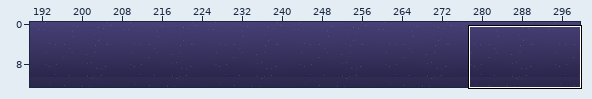
Two versions of a level (Tiled map, android/assets/level2.tmx). The first picture is a wide view before the edit; the outline marks the close-up.
Close-up. As it was:
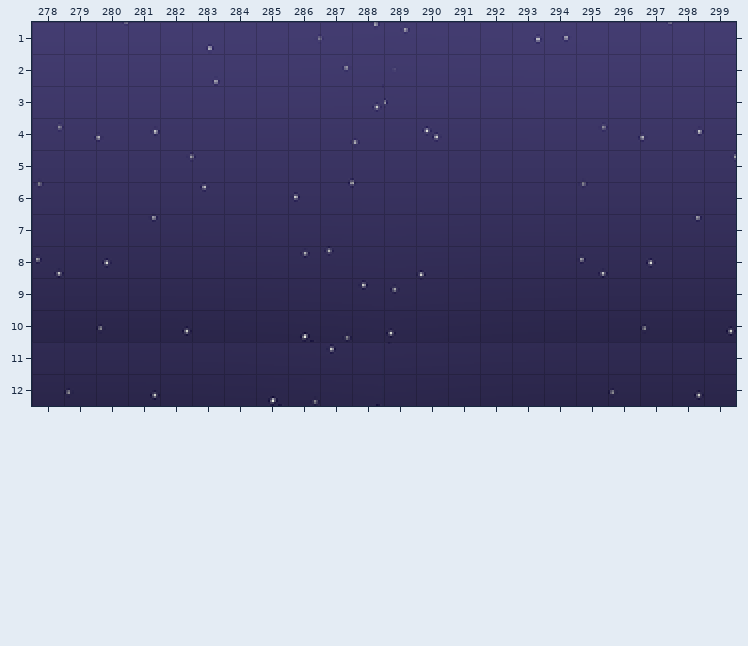
Cells are 16x16 px. Shown: x 278..299, y 1..12. The commit also changed other parts of the map, which this record leaves out. Tiles whose own drawing changed are shown in their newer look in all pictures.
After:
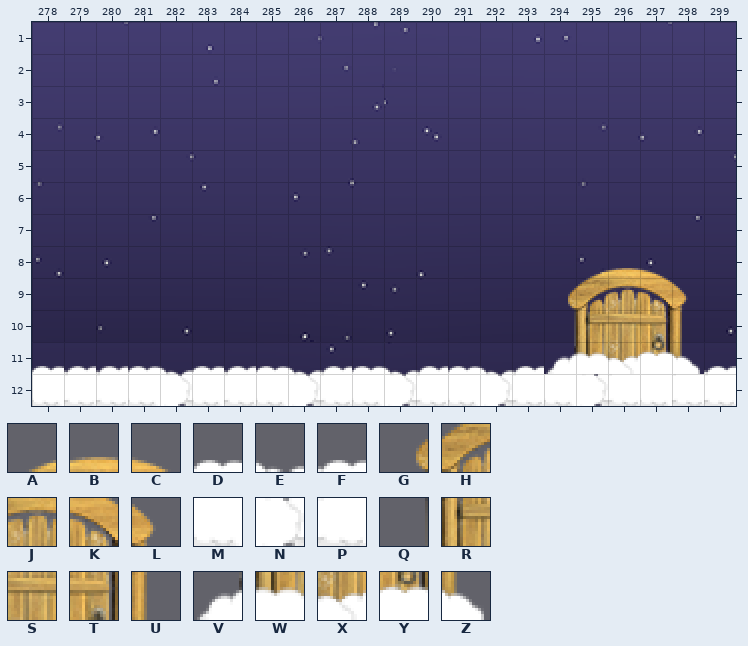
Key: from "level2": A 1382, B 1383, C 1384, D 1414, E 1415, F 1416, G 1537, H 1538, J 1539, K 1540, L 1541, M 1570, N 1571, P 1572, Q 1693, R 1694, S 1695, T 1696, U 1697, V 1849, W 1850, X 1851, Y 1852, Z 1853.
_ is an empty cell.
What changed:
Layer "Graphics":
y 8: x 295..297 ___ -> ABC
y 9: x 294..298 _____ -> GHJKL
y 10: x 294..298 _____ -> QRSTU
y 11: x 278..299 ______________________ -> DFFDEDFDEFDEFDEFVWXYZF
y 12: x 278..299 ______________________ -> MPPMNMPMNPMNPMNPMNPMPP
